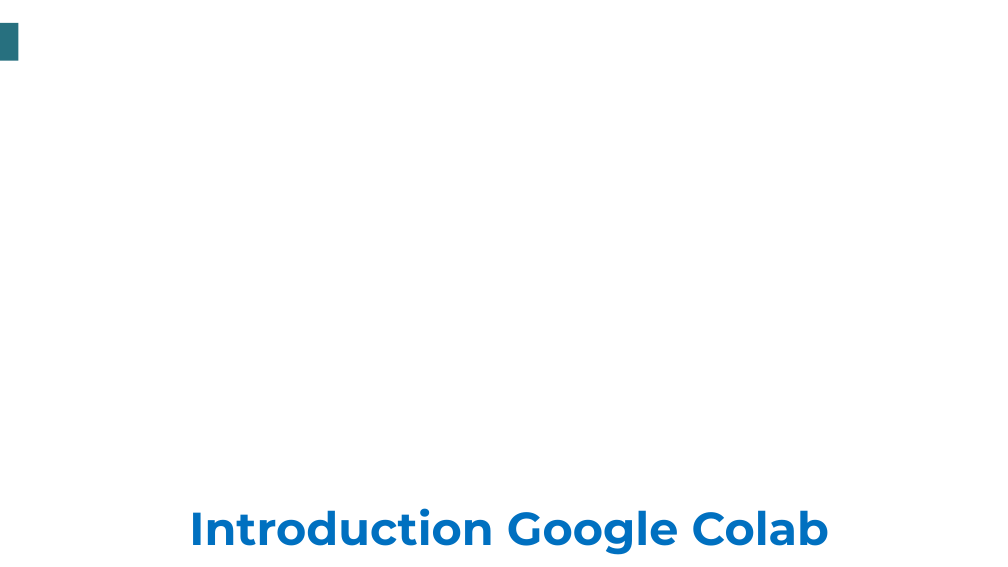
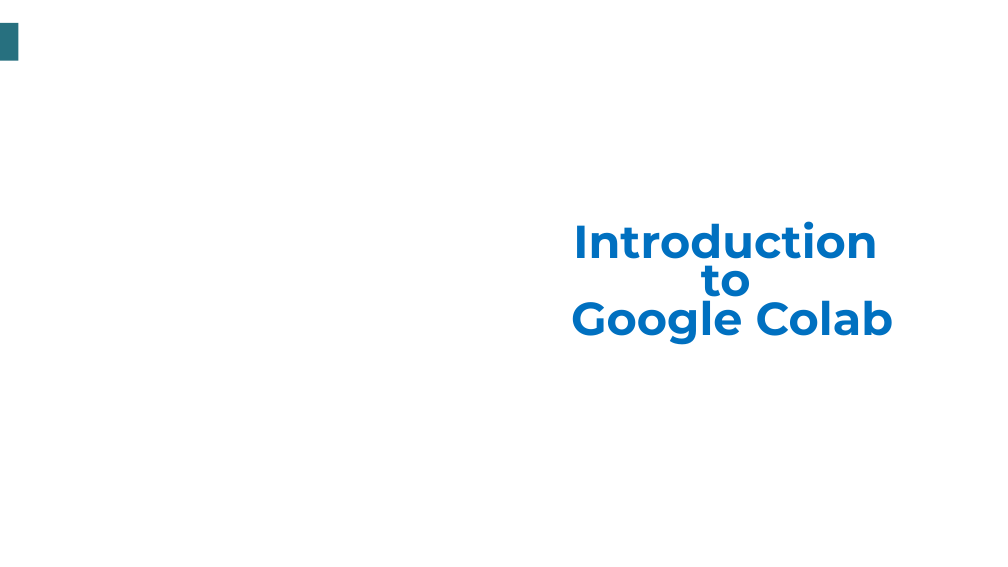
Before and after one commit to tauniversity/TAU-Data-Science-Training, a slide deck: slide 2 of Data Science resources/Programming in Python/Slides/Slide Unit 1/Google Colab.pptx. Drawn at 1008x567 pixels with LibreOffice and Linux fonts; fonts in the diff are those of the drawing; background and template pictures are left out. Boxes give left, top, right and bottom in pixels: in the first picture for what was removed or moved away, otherwise in the second. Text is boxed around its words. In the diff, an @@ line names an element or a change of style, - is before the commit and + after.

```diff
--- a/Data Science resources/Programming in Python/Slides/Slide Unit 1/Google Colab.pptx
+++ b/Data Science resources/Programming in Python/Slides/Slide Unit 1/Google Colab.pptx
@@ title at box(571, 221, 894, 345): text changed @@
-Introduction Google Colab
+Introduction
+to
+Google Colab
```
Also in this commit, not shown: 1 other slide changed, 9 other files.
